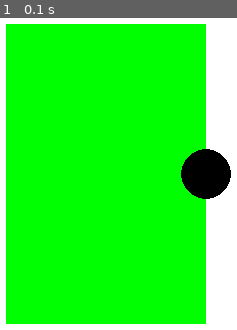
Above: before the commit, frame 1.
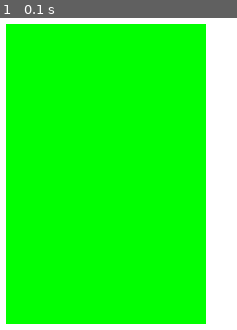
Above: after the commit, the same moment.

Repository: WCI-Computer-Science/pygame
Game: pygame game, started from main.py
The game is run twice, just before and just after one commit, with the same random seed, the same clock (stepped at 60 frames per second) and the same inputs.
Inputs:
- Up to frame 1 (0.1 s): no input

The runs differ from the first frame. In frame 1, 2.6% of the frame differs, in the area x 76-98%, y 41-59%.

Commit message:
Remove circle

Diff:
--- a/main.py
+++ b/main.py
@@ -7,7 +7,6 @@
 screen.fill((255, 255, 255))
 rect = pygame.Rect((200, 150), (200, 300))
 pygame.draw.rect(screen, (0, 255, 0), rect)
-pygame.draw.circle(screen, (0, 0, 0), (400, 300), 25)
 
 while True:
     for event in pygame.event.get():
